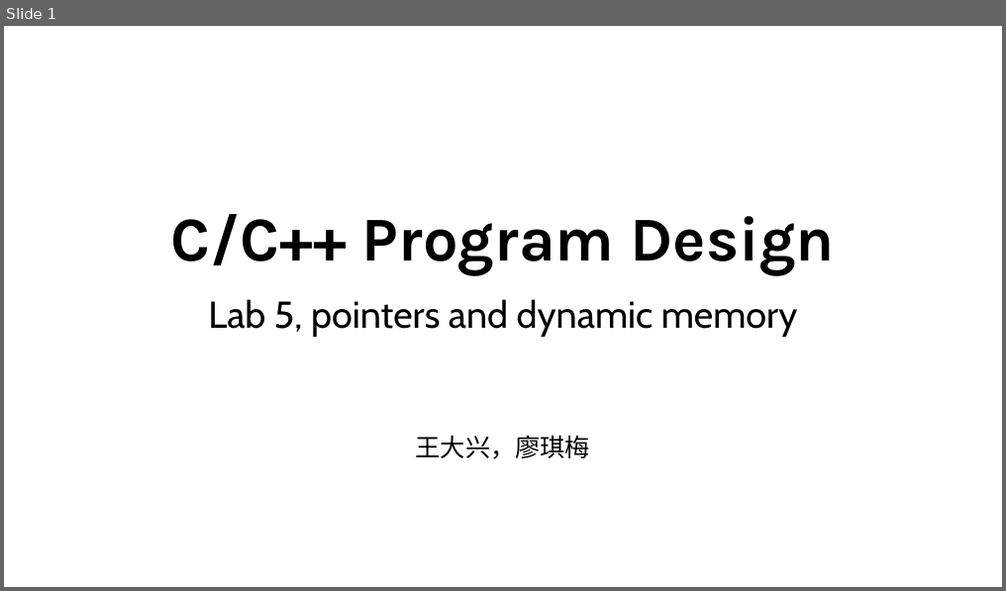
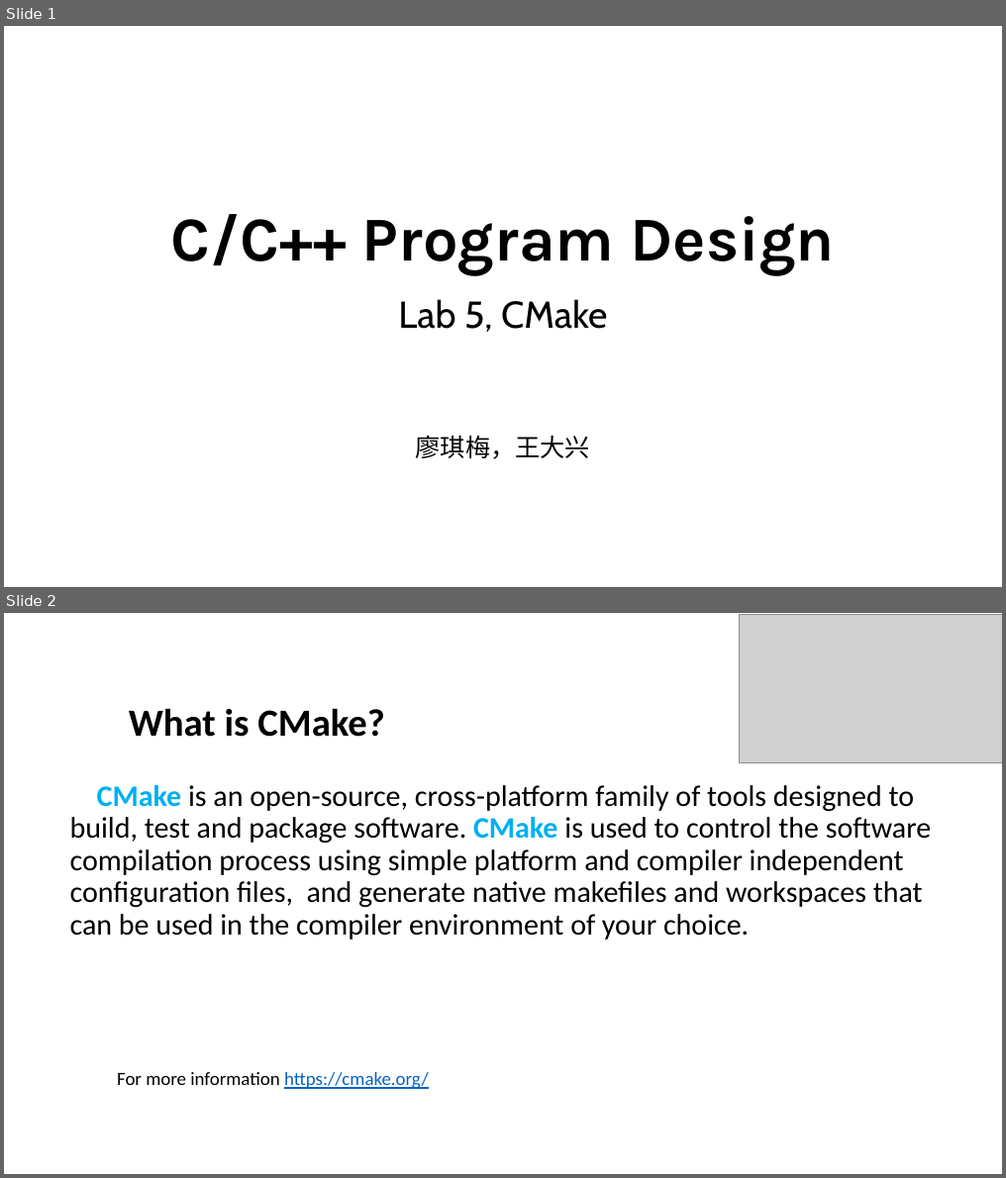
Before and after one commit to ShiqiYu/CPP, a slide deck: week05/Lab05.pptx. Shown one above the other, each under a label of ours: slide 1 before the commit, slides 1 and 2 after it. The pictures are 1006x591 and 1006x1178 pixels, drawn with LibreOffice and Linux fonts; fonts in the diff are those of the drawing; grey boxes stand for pictures; background and template pictures are left out. Boxes give left, top, right and bottom in pixels: in the first picture for what was removed or moved away, otherwise in the second. Text is boxed around its words. In the diff, an @@ line names an element or a change of style, - is before the commit and + after.

```diff
--- a/week05/Lab05.pptx
+++ b/week05/Lab05.pptx
@@ slide 2 added at (x1=4, y1=613, x2=1002, y2=1174), background #FFFFFF @@
@@ picture added at (x1=740, y1=614, x2=1002, y2=762) @@
@@ text added at (x1=129, y1=708, x2=385, y2=737), 36.9 pt, text #000000, bold @@
+What is CMake?
@@ text added at (x1=70, y1=785, x2=931, y2=940), 28.6 pt, text #000000 @@
+  CMake is an open-source, cross-platform family of tools designed to build, test and package software. CMake is used to control the software compilation process using simple platform and compiler independent configuration files, and generate native makefiles and workspaces that can be used in the compiler environment of your choice.
@@ text added at (x1=117, y1=1072, x2=429, y2=1089), 18 pt, text #000000 @@
+For more information https://cmake.org/
@@ slide 1 changed as well @@
@@ subtitle at (x1=398, y1=299, x2=607, y2=460): text changed @@
-Lab 5, pointers and dynamic memory
-王大兴，廖琪梅
+Lab 5, CMake
+廖琪梅，王大兴
```
Also in this commit, not shown: 1 other slide changed, 15 other slides added, 24 slides removed.
